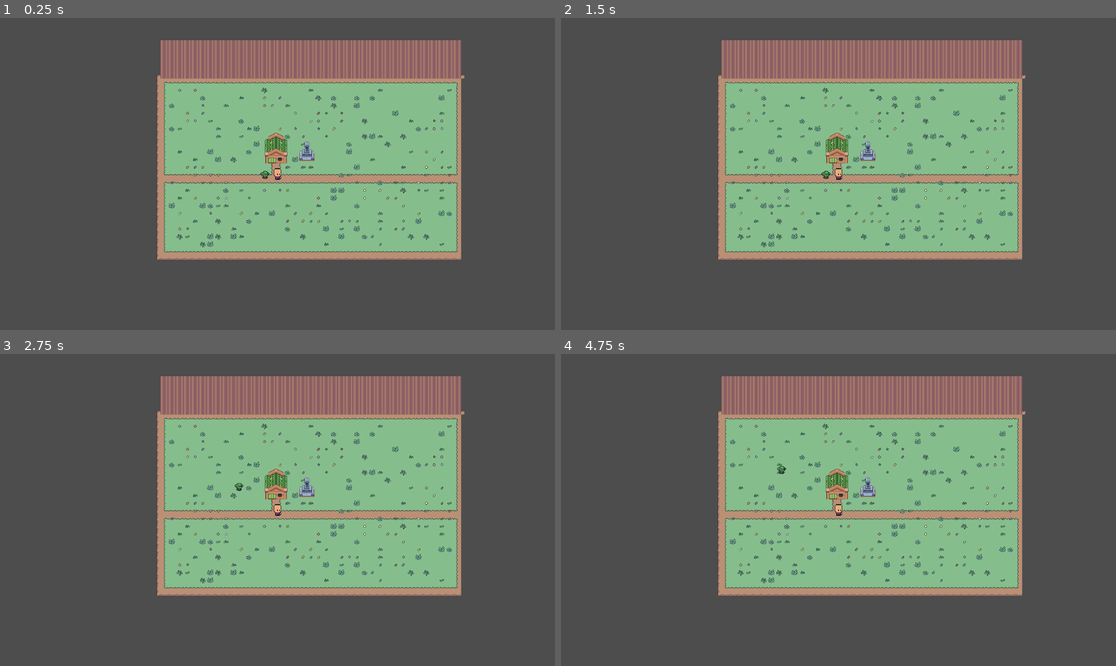
Above: before the commit, frames 1-4 (two rows, left to right).
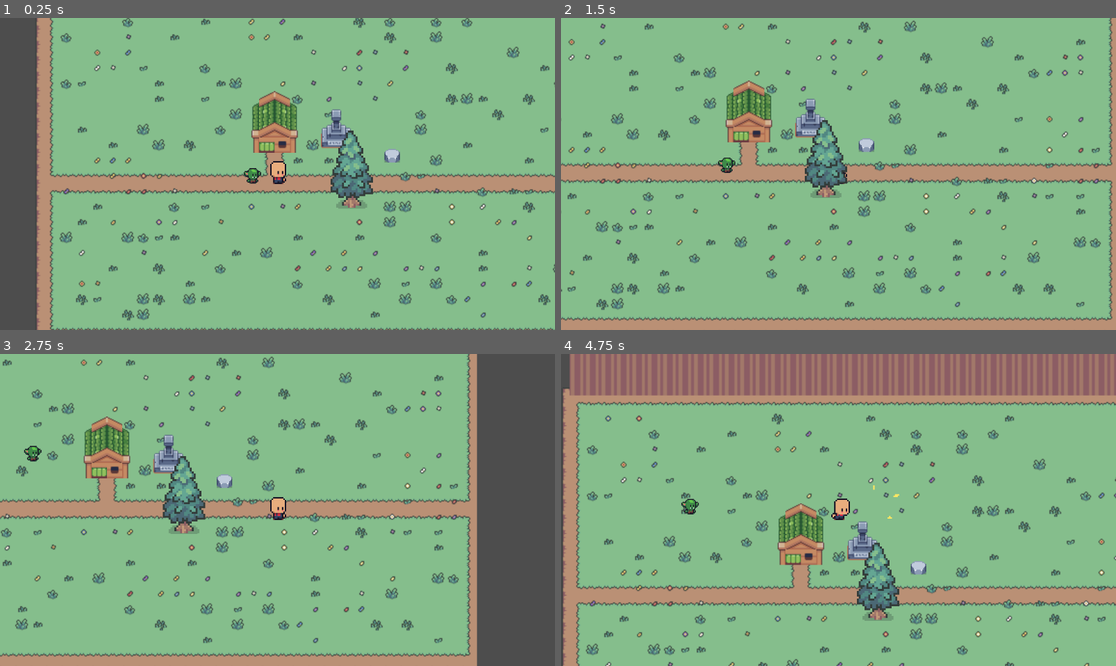
Above: after the commit, the same moments.

Repository: Inkanari/Tinytown
Game: Godot game, scene res://pueblo.tscn
Same seed, same stepped clock (60 frames per second), same inputs: the game is played once before the commit and once after it. The project has no main scene, so this scene is started directly.
Inputs:
- Up to frame 1 (0.25 s): no input
- Up to frame 2 (1.5 s): tap Enter at 0.5 s; hold D (derecha, bound only after the commit) 0.53-1.28 s; hold Q (golpe, bound only after the commit) 0.53-1.28 s; hold S (abajo, bound only after the commit) from 1.28 s (still down); tap Q (golpe, bound only after the commit) at 1.35 s
- Up to frame 3 (2.75 s): release S (abajo, bound only after the commit) at 2.03 s; hold D (derecha, bound only after the commit) from 2.03 s (still down); hold Q (golpe, bound only after the commit) from 2.03 s (still down)
- Up to frame 4 (4.75 s): release D (derecha, bound only after the commit) at 2.78 s; release Q (golpe, bound only after the commit) at 2.78 s; hold W (arriba, bound only after the commit) 2.78-3.53 s; tap Q (golpe, bound only after the commit) at 2.85, 4.35 s; hold Q (golpe, bound only after the commit) 3.53-4.28 s; hold A (izquierda, bound only after the commit) from 3.53 s (still down)

The runs differ from the first frame. In frame 1, 72% of the frame differs, in the area x 6-100%, y 0-100%; in frame 2, 79%, in the area x 0-100%, y 0-100%; in frame 3, 63%; in frame 4, 74%.

Commit message:
Metodo de talado y picado + items tscn.
agregue las escenas del arbol, la piedra nivel 1 el recurso: madera, piedra pulida, gajo (piedrita). agregue un prototipo del movimiento del jugador con las teclas "a", "s", "w", "d" + las flechas. Agregue la tecla de golpe con la que se rompen los arboles y demas "Q". cambie la capa de colision del duende para que no choquen el jugador y el duende. el arbol fue extraido de la carpeta "tilemap" y la roca fue extraida de la carpeta "Extructura"

Diff:
--- /dev/null
+++ b/arbol.gd
@@ -0,0 +1,33 @@
+extends StaticBody2D
+
+@export var vida: int = 4
+@export var drop_escene: PackedScene
+#shake
+var shake_magnitud = 5
+var shake_duracion = 0.2
+
+#shake
+func shake():
+	var tiempo = 0.0
+	var pos_original = position
+	while tiempo < shake_duracion:
+		var offset = Vector2(randf_range(-shake_magnitud, shake_magnitud), randf_range(-shake_magnitud, shake_magnitud))
+		position = pos_original + offset
+		await get_tree().process_frame
+		tiempo += get_process_delta_time()
+	position = pos_original
+#talacion
+func recibir_golpe(daño: int = 1):
+	await get_tree().create_timer(0.3).timeout
+	vida -= daño
+	shake()
+	if vida <= 0:
+		talar()
+func talar():
+	print("ya se talo")
+	if drop_escene:
+		var loot = drop_escene.instantiate()
+		loot.position = position
+		get_parent().add_child(loot)
+	await get_tree().process_frame
+	queue_free()
--- /dev/null
+++ b/arbol.tscn
@@ -0,0 +1,28 @@
+[gd_scene load_steps=6 format=3 uid="uid://dicuvpjq2gorl"]
+
+[ext_resource type="Texture2D" uid="uid://cuno3o52xdcdb" path="res://Tilemap/Props/Tree.png" id="1_omjyp"]
+[ext_resource type="Script" uid="uid://hl8j4oa0vslq" path="res://arbol.gd" id="1_rcsqm"]
+[ext_resource type="PackedScene" uid="uid://b1cjc663xtrsc" path="res://madera_item.tscn" id="2_ci4l3"]
+
+[sub_resource type="AtlasTexture" id="AtlasTexture_rcsqm"]
+atlas = ExtResource("1_omjyp")
+region = Rect2(4, 3.5, 24, 41)
+
+[sub_resource type="RectangleShape2D" id="RectangleShape2D_ci4l3"]
+size = Vector2(14, 10)
+
+[node name="Arbol" type="StaticBody2D"]
+collision_layer = 17
+collision_mask = 17
+script = ExtResource("1_rcsqm")
+drop_escene = ExtResource("2_ci4l3")
+
+[node name="Tree" type="Sprite2D" parent="."]
+texture_filter = 1
+texture_repeat = 1
+scale = Vector2(2, 2)
+texture = SubResource("AtlasTexture_rcsqm")
+
+[node name="CollisionShape2D" type="CollisionShape2D" parent="."]
+position = Vector2(0, 33)
+shape = SubResource("RectangleShape2D_ci4l3")
--- a/duende.tscn
+++ b/duende.tscn
@@ -11,9 +11,9 @@
 size = Vector2(14, 15)
 
 [node name="Duende" type="CharacterBody2D"]
-position = Vector2(400, 300)
+position = Vector2(400, 0)
 collision_layer = 16
-collision_mask = 17
+collision_mask = 16
 script = ExtResource("1_hn6ox")
 
 [node name="SprIdleStrip9" type="Sprite2D" parent="."]
@@ -21,5 +21,4 @@
 texture = SubResource("AtlasTexture_hn6ox")
 
 [node name="CollisionShape2D" type="CollisionShape2D" parent="."]
-position = Vector2(0, 0.5)
 shape = SubResource("RectangleShape2D_ilh26")
--- /dev/null
+++ b/jugador.gd
@@ -0,0 +1,22 @@
+extends CharacterBody2D
+
+@export var speed = 120
+@export var daño: int = 1
+#daño
+func _input(event: InputEvent) -> void:
+	if event.is_action_pressed("golpe"):
+		$AnimatedSprite2D.play("golpe")
+		var cuerpos = $Hitbox.get_overlapping_bodies()
+		for body in cuerpos:
+			if body.has_method("recibir_golpe"):
+				body.recibir_golpe(daño)
+#movimiento
+func mover(delta: float) -> void:
+	var input_vector = Vector2.ZERO
+	input_vector.x = Input.get_axis("izquierda", "derecha")
+	input_vector.y = Input.get_axis("arriba", "abajo")
+	input_vector = input_vector.normalized()
+	velocity = input_vector * speed
+	move_and_slide()
+func _physics_process(delta: float) -> void:
+	mover(delta)
--- a/jugador.tscn
+++ b/jugador.tscn
@@ -1,6 +1,8 @@
-[gd_scene load_steps=4 format=3 uid="uid://ds3sxalepapi6"]
+[gd_scene load_steps=18 format=3 uid="uid://ds3sxalepapi6"]
 
 [ext_resource type="Texture2D" uid="uid://dh8qcvax4cjfh" path="res://personaje/Human/IDLE/base_idle_strip9.png" id="1_16k11"]
+[ext_resource type="Script" uid="uid://dt40xltwysdrg" path="res://jugador.gd" id="1_omvyu"]
+[ext_resource type="Texture2D" uid="uid://ddhuem0k3nfbe" path="res://personaje/Human/ATTACK/base_attack_strip10.png" id="3_8o684"]
 
 [sub_resource type="AtlasTexture" id="AtlasTexture_omvyu"]
 atlas = ExtResource("1_16k11")
@@ -9,9 +11,97 @@
 [sub_resource type="RectangleShape2D" id="RectangleShape2D_8o684"]
 size = Vector2(16, 24)
 
+[sub_resource type="RectangleShape2D" id="RectangleShape2D_omvyu"]
+size = Vector2(96, 28)
+
+[sub_resource type="AtlasTexture" id="AtlasTexture_8o684"]
+atlas = ExtResource("3_8o684")
+region = Rect2(0, 0, 96, 64)
+
+[sub_resource type="AtlasTexture" id="AtlasTexture_ukil5"]
+atlas = ExtResource("3_8o684")
+region = Rect2(96, 0, 96, 64)
+
+[sub_resource type="AtlasTexture" id="AtlasTexture_7st5j"]
+atlas = ExtResource("3_8o684")
+region = Rect2(192, 0, 96, 64)
+
+[sub_resource type="AtlasTexture" id="AtlasTexture_cvhml"]
+atlas = ExtResource("3_8o684")
+region = Rect2(288, 0, 96, 64)
+
+[sub_resource type="AtlasTexture" id="AtlasTexture_btb33"]
+atlas = ExtResource("3_8o684")
+region = Rect2(384, 0, 96, 64)
+
+[sub_resource type="AtlasTexture" id="AtlasTexture_qw2bf"]
+atlas = ExtResource("3_8o684")
+region = Rect2(480, 0, 96, 64)
+
+[sub_resource type="AtlasTexture" id="AtlasTexture_g5h5a"]
+atlas = ExtResource("3_8o684")
+region = Rect2(576, 0, 96, 64)
+
+[sub_resource type="AtlasTexture" id="AtlasTexture_o2m60"]
+atlas = ExtResource("3_8o684")
+region = Rect2(672, 0, 96, 64)
+
+[sub_resource type="AtlasTexture" id="AtlasTexture_hcpjn"]
+atlas = ExtResource("3_8o684")
+region = Rect2(768, 0, 96, 64)
+
+[sub_resource type="AtlasTexture" id="AtlasTexture_xwd11"]
+atlas = ExtResource("3_8o684")
+region = Rect2(864, 0, 96, 64)
+
+[sub_resource type="SpriteFrames" id="SpriteFrames_bpxwk"]
+animations = [{
+"frames": [],
+"loop": true,
+"name": &"default",
+"speed": 5.0
+}, {
+"frames": [{
+"duration": 1.0,
+"texture": SubResource("AtlasTexture_8o684")
+}, {
+"duration": 1.0,
+"texture": SubResource("AtlasTexture_ukil5")
+}, {
+"duration": 1.0,
+"texture": SubResource("AtlasTexture_7st5j")
+}, {
+"duration": 1.0,
+"texture": SubResource("AtlasTexture_cvhml")
+}, {
+"duration": 1.0,
+"texture": SubResource("AtlasTexture_btb33")
+}, {
+"duration": 1.0,
+"texture": SubResource("AtlasTexture_qw2bf")
+}, {
+"duration": 1.0,
+"texture": SubResource("AtlasTexture_g5h5a")
+}, {
+"duration": 1.0,
+"texture": SubResource("AtlasTexture_o2m60")
+}, {
+"duration": 1.0,
+"texture": SubResource("AtlasTexture_hcpjn")
+}, {
+"duration": 1.0,
+"texture": SubResource("AtlasTexture_xwd11")
+}],
+"loop": false,
+"name": &"golpe",
+"speed": 5.0
+}]
+
 [node name="Jugador" type="CharacterBody2D"]
+script = ExtResource("1_omvyu")
 
 [node name="BaseIdleStrip9" type="Sprite2D" parent="."]
+visible = false
 texture_filter = 1
 texture_repeat = 1
 scale = Vector2(1.5, 1.5)
@@ -19,3 +109,18 @@
 
 [node name="CollisionShape2D" type="CollisionShape2D" parent="."]
 shape = SubResource("RectangleShape2D_8o684")
+
+[node name="Hitbox" type="Area2D" parent="."]
+
+[node name="CollisionShape2D" type="CollisionShape2D" parent="Hitbox"]
+position = Vector2(0, -1)
+shape = SubResource("RectangleShape2D_omvyu")
+
+[node name="AnimatedSprite2D" type="AnimatedSprite2D" parent="."]
+texture_filter = 1
+scale = Vector2(1.5, 1.5)
+sprite_frames = SubResource("SpriteFrames_bpxwk")
+animation = &"golpe"
+frame = 9
+frame_progress = 1.0
+speed_scale = 4.0
--- /dev/null
+++ b/madera_item.tscn
@@ -0,0 +1,64 @@
+[gd_scene load_steps=7 format=3 uid="uid://b1cjc663xtrsc"]
+
+[ext_resource type="Texture2D" uid="uid://i3rvrku3rud0" path="res://Recursos/resources_outlined.png" id="1_1qrby"]
+
+[sub_resource type="AtlasTexture" id="AtlasTexture_mygpv"]
+atlas = ExtResource("1_1qrby")
+region = Rect2(1, 2, 22, 20)
+
+[sub_resource type="CircleShape2D" id="CircleShape2D_wxkdw"]
+radius = 7.0
+
+[sub_resource type="Animation" id="Animation_1qrby"]
+resource_name = "movimiento"
+loop_mode = 1
+tracks/0/type = "value"
+tracks/0/imported = false
+tracks/0/enabled = true
+tracks/0/path = NodePath("Madera:position")
+tracks/0/interp = 1
+tracks/0/loop_wrap = true
+tracks/0/keys = {
+"times": PackedFloat32Array(0, 0.5, 1),
+"transitions": PackedFloat32Array(1, 1, 1),
+"update": 0,
+"values": [Vector2(0, 0), Vector2(0, -5), Vector2(0, 0)]
+}
+
+[sub_resource type="Animation" id="Animation_mygpv"]
+length = 0.001
+tracks/0/type = "value"
+tracks/0/imported = false
+tracks/0/enabled = true
+tracks/0/path = NodePath("Madera:position")
+tracks/0/interp = 1
+tracks/0/loop_wrap = true
+tracks/0/keys = {
+"times": PackedFloat32Array(0),
+"transitions": PackedFloat32Array(1),
+"update": 0,
+"values": [Vector2(0, 0)]
+}
+
+[sub_resource type="AnimationLibrary" id="AnimationLibrary_wxkdw"]
+_data = {
+&"RESET": SubResource("Animation_mygpv"),
+&"movimiento": SubResource("Animation_1qrby")
+}
+
+[node name="madera_item" type="Area2D"]
+
+[node name="Madera" type="Sprite2D" parent="."]
+texture_filter = 1
+texture_repeat = 1
+scale = Vector2(0.7, 0.7)
+texture = SubResource("AtlasTexture_mygpv")
+
+[node name="CollisionShape2D" type="CollisionShape2D" parent="."]
+shape = SubResource("CircleShape2D_wxkdw")
+
+[node name="AnimationPlayer" type="AnimationPlayer" parent="."]
+libraries = {
+&"": SubResource("AnimationLibrary_wxkdw")
+}
+autoplay = "movimiento"
--- /dev/null
+++ b/piedra_lv_1.gd
@@ -0,0 +1,39 @@
+extends StaticBody2D
+
+@export var vida: int = 2
+@export var drop_escene: PackedScene
+@export var drop_escene_2: PackedScene
+#shake
+var shake_magnitud = 5
+var shake_duracion = 0.2
+
+#shake
+func shake():
+	var tiempo = 0.0
+	var pos_original = position
+	while tiempo < shake_duracion:
+		var offset = Vector2(randf_range(-shake_magnitud, shake_magnitud), randf_range(-shake_magnitud, shake_magnitud))
+		position = pos_original + offset
+		await get_tree().process_frame
+		tiempo += get_process_delta_time()
+	position = pos_original
+#talacion
+func recibir_golpe(daño: int = 1):
+	await get_tree().create_timer(0.3).timeout
+	vida -= daño
+	shake()
+	if vida <= 0:
+		picar()
+func picar():
+	if drop_escene:
+		var loot = drop_escene.instantiate()
+		loot.position = position
+		get_parent().add_child(loot)
+	if drop_escene_2:
+		var loot = drop_escene_2.instantiate()
+		var x = randf_range(5, 10)
+		var y = randf_range(5, 10)
+		loot.position = position + Vector2(x, y)
+		get_parent().add_child(loot)
+	await get_tree().process_frame
+	queue_free()
--- /dev/null
+++ b/piedra_lv_1.tscn
@@ -0,0 +1,27 @@
+[gd_scene load_steps=7 format=3 uid="uid://cqfnorhvv8xab"]
+
+[ext_resource type="Script" uid="uid://cvxss8fuhrkho" path="res://piedra_lv_1.gd" id="1_dlgiv"]
+[ext_resource type="Texture2D" uid="uid://b8jpe76o2nha6" path="res://Estructuras/spr_tileset_sunnysideworld_16px.png" id="1_y8pbo"]
+[ext_resource type="PackedScene" uid="uid://dyv6mbn7ruxpv" path="res://piedra_pulida.tscn" id="2_kqs2w"]
+[ext_resource type="PackedScene" uid="uid://hgbwvnmpsoyg" path="res://piedrita_item.tscn" id="3_nx25v"]
+
+[sub_resource type="AtlasTexture" id="AtlasTexture_dlgiv"]
+atlas = ExtResource("1_y8pbo")
+region = Rect2(856, 477, 16, 14)
+
+[sub_resource type="RectangleShape2D" id="RectangleShape2D_kqs2w"]
+size = Vector2(14, 8)
+
+[node name="Piedra_lv1" type="StaticBody2D"]
+script = ExtResource("1_dlgiv")
+drop_escene = ExtResource("2_kqs2w")
+drop_escene_2 = ExtResource("3_nx25v")
+
+[node name="Piedra_lv1" type="Sprite2D" parent="."]
+texture_filter = 1
+texture_repeat = 1
+texture = SubResource("AtlasTexture_dlgiv")
+
+[node name="CollisionShape2D" type="CollisionShape2D" parent="."]
+position = Vector2(0, 3)
+shape = SubResource("RectangleShape2D_kqs2w")
--- /dev/null
+++ b/piedra_pulida.tscn
@@ -0,0 +1,64 @@
+[gd_scene load_steps=7 format=3 uid="uid://dyv6mbn7ruxpv"]
+
+[ext_resource type="Texture2D" uid="uid://i3rvrku3rud0" path="res://Recursos/resources_outlined.png" id="1_fom8u"]
+
+[sub_resource type="AtlasTexture" id="AtlasTexture_p1syw"]
+atlas = ExtResource("1_fom8u")
+region = Rect2(100, 101, 18, 13)
+
+[sub_resource type="CircleShape2D" id="CircleShape2D_wdk72"]
+radius = 5.0
+
+[sub_resource type="Animation" id="Animation_fom8u"]
+resource_name = "movimiento"
+loop_mode = 1
+tracks/0/type = "value"
+tracks/0/imported = false
+tracks/0/enabled = true
+tracks/0/path = NodePath("piedra:position")
+tracks/0/interp = 1
+tracks/0/loop_wrap = true
+tracks/0/keys = {
+"times": PackedFloat32Array(0, 0.5, 1),
+"transitions": PackedFloat32Array(1, 1, 1),
+"update": 0,
+"values": [Vector2(0, 0), Vector2(0, -3), Vector2(0, 0)]
+}
+
+[sub_resource type="Animation" id="Animation_p1syw"]
+length = 0.001
+tracks/0/type = "value"
+tracks/0/imported = false
+tracks/0/enabled = true
+tracks/0/path = NodePath("piedra:position")
+tracks/0/interp = 1
+tracks/0/loop_wrap = true
+tracks/0/keys = {
+"times": PackedFloat32Array(0),
+"transitions": PackedFloat32Array(1),
+"update": 0,
+"values": [Vector2(0, 0)]
+}
+
+[sub_resource type="AnimationLibrary" id="AnimationLibrary_wdk72"]
+_data = {
+&"RESET": SubResource("Animation_p1syw"),
+&"movimiento": SubResource("Animation_fom8u")
+}
+
+[node name="Piedra_pulida" type="Area2D"]
+
+[node name="piedra" type="Sprite2D" parent="."]
+texture_filter = 1
+texture_repeat = 1
+scale = Vector2(0.7, 0.7)
+texture = SubResource("AtlasTexture_p1syw")
+
+[node name="CollisionShape2D" type="CollisionShape2D" parent="."]
+shape = SubResource("CircleShape2D_wdk72")
+
+[node name="AnimationPlayer" type="AnimationPlayer" parent="."]
+libraries = {
+&"": SubResource("AnimationLibrary_wdk72")
+}
+autoplay = "movimiento"
--- /dev/null
+++ b/piedrita_item.tscn
@@ -0,0 +1,21 @@
+[gd_scene load_steps=4 format=3 uid="uid://hgbwvnmpsoyg"]
+
+[ext_resource type="Texture2D" uid="uid://b8jpe76o2nha6" path="res://Estructuras/spr_tileset_sunnysideworld_16px.png" id="1_wb6me"]
+
+[sub_resource type="AtlasTexture" id="AtlasTexture_pnc5v"]
+atlas = ExtResource("1_wb6me")
+region = Rect2(880, 480, 16, 16)
+
+[sub_resource type="CircleShape2D" id="CircleShape2D_d3b7f"]
+radius = 3.0
+
+[node name="Piedrita_item" type="Area2D"]
+
+[node name="Sprite2D" type="Sprite2D" parent="."]
+texture_filter = 1
+texture_repeat = 1
+scale = Vector2(0.5, 0.5)
+texture = SubResource("AtlasTexture_pnc5v")
+
+[node name="CollisionShape2D" type="CollisionShape2D" parent="."]
+shape = SubResource("CircleShape2D_d3b7f")
--- a/project.godot
+++ b/project.godot
@@ -16,3 +16,35 @@
 [autoload]
 
 GlobalEntidades="*res://Global_Entidades.gd"
+
+[input]
+
+derecha={
+"deadzone": 0.2,
+"events": [Object(InputEventKey,"resource_local_to_scene":false,"resource_name":"","device":-1,"window_id":0,"alt_pressed":false,"shift_pressed":false,"ctrl_pressed":false,"meta_pressed":false,"pressed":false,"keycode":0,"physical_keycode":68,"key_label":0,"unicode":100,"location":0,"echo":false,"script":null)
+, Object(InputEventKey,"resource_local_to_scene":false,"resource_name":"","device":-1,"window_id":0,"alt_pressed":false,"shift_pressed":false,"ctrl_pressed":false,"meta_pressed":false,"pressed":false,"keycode":0,"physical_keycode":4194321,"key_label":0,"unicode":0,"location":0,"echo":false,"script":null)
+]
+}
+izquierda={
+"deadzone": 0.2,
+"events": [Object(InputEventKey,"resource_local_to_scene":false,"resource_name":"","device":-1,"window_id":0,"alt_pressed":false,"shift_pressed":false,"ctrl_pressed":false,"meta_pressed":false,"pressed":false,"keycode":0,"physical_keycode":65,"key_label":0,"unicode":97,"location":0,"echo":false,"script":null)
+, Object(InputEventKey,"resource_local_to_scene":false,"resource_name":"","device":-1,"window_id":0,"alt_pressed":false,"shift_pressed":false,"ctrl_pressed":false,"meta_pressed":false,"pressed":false,"keycode":0,"physical_keycode":4194319,"key_label":0,"unicode":0,"location":0,"echo":false,"script":null)
+]
+}
+arriba={
+"deadzone": 0.2,
+"events": [Object(InputEventKey,"resource_local_to_scene":false,"resource_name":"","device":-1,"window_id":0,"alt_pressed":false,"shift_pressed":false,"ctrl_pressed":false,"meta_pressed":false,"pressed":false,"keycode":0,"physical_keycode":87,"key_label":0,"unicode":119,"location":0,"echo":false,"script":null)
+, Object(InputEventKey,"resource_local_to_scene":false,"resource_name":"","device":-1,"window_id":0,"alt_pressed":false,"shift_pressed":false,"ctrl_pressed":false,"meta_pressed":false,"pressed":false,"keycode":0,"physical_keycode":4194320,"key_label":0,"unicode":0,"location":0,"echo":false,"script":null)
+]
+}
+abajo={
+"deadzone": 0.2,
+"events": [Object(InputEventKey,"resource_local_to_scene":false,"resource_name":"","device":-1,"window_id":0,"alt_pressed":false,"shift_pressed":false,"ctrl_pressed":false,"meta_pressed":false,"pressed":false,"keycode":0,"physical_keycode":83,"key_label":0,"unicode":115,"location":0,"echo":false,"script":null)
+, Object(InputEventKey,"resource_local_to_scene":false,"resource_name":"","device":-1,"window_id":0,"alt_pressed":false,"shift_pressed":false,"ctrl_pressed":false,"meta_pressed":false,"pressed":false,"keycode":0,"physical_keycode":4194322,"key_label":0,"unicode":0,"location":0,"echo":false,"script":null)
+]
+}
+golpe={
+"deadzone": 0.2,
+"events": [Object(InputEventKey,"resource_local_to_scene":false,"resource_name":"","device":-1,"window_id":0,"alt_pressed":false,"shift_pressed":false,"ctrl_pressed":false,"meta_pressed":false,"pressed":false,"keycode":0,"physical_keycode":81,"key_label":0,"unicode":113,"location":0,"echo":false,"script":null)
+]
+}
--- a/pueblo.tscn
+++ b/pueblo.tscn
@@ -16,6 +16,8 @@
 [ext_resource type="Texture2D" uid="uid://b8jpe76o2nha6" path="res://Estructuras/spr_tileset_sunnysideworld_16px.png" id="12_e64wm"]
 [ext_resource type="PackedScene" uid="uid://ds3sxalepapi6" path="res://jugador.tscn" id="15_tdins"]
 [ext_resource type="PackedScene" uid="uid://b5ri30hqug6hi" path="res://duende.tscn" id="16_40kss"]
+[ext_resource type="PackedScene" uid="uid://dicuvpjq2gorl" path="res://arbol.tscn" id="17_2086w"]
+[ext_resource type="PackedScene" uid="uid://cqfnorhvv8xab" path="res://piedra_lv_1.tscn" id="17_ke0fx"]
 
 [sub_resource type="TileSetAtlasSource" id="TileSetAtlasSource_46lw5"]
 texture = ExtResource("1_8qe2h")
@@ -2118,10 +2120,17 @@
 
 [node name="Entidades" type="Node2D" parent="."]
 
+[node name="Duende" parent="Entidades" instance=ExtResource("16_40kss")]
+position = Vector2(-23, 56)
+
 [node name="Jugador" parent="Entidades" instance=ExtResource("15_tdins")]
 position = Vector2(3, 54)
 
 [node name="Camera2D" type="Camera2D" parent="Entidades/Jugador"]
-
-[node name="Duende" parent="Entidades" instance=ExtResource("16_40kss")]
-position = Vector2(-23, 56)
+zoom = Vector2(2, 2)
+
+[node name="Piedra_lv1" parent="Entidades" instance=ExtResource("17_ke0fx")]
+position = Vector2(122, 35)
+
+[node name="Arbol" parent="." instance=ExtResource("17_2086w")]
+position = Vector2(80, 49)
Binary file added: Recursos/resources_outlined.png
Not shown, added: Recursos/resources_outlined.png.import
Not shown, added: arbol.gd.uid
Not shown: 1 places in duende.tscn that only renumber resources
Not shown, added: jugador.gd.uid
Not shown, added: piedra_lv_1.gd.uid
Not shown: 1 places in pueblo.tscn that only renumber resources
